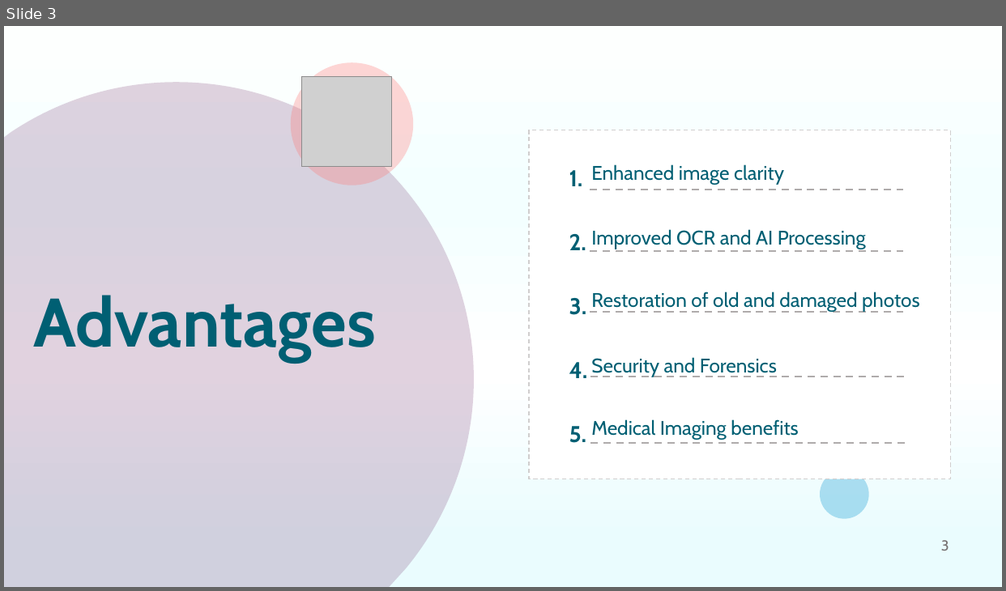
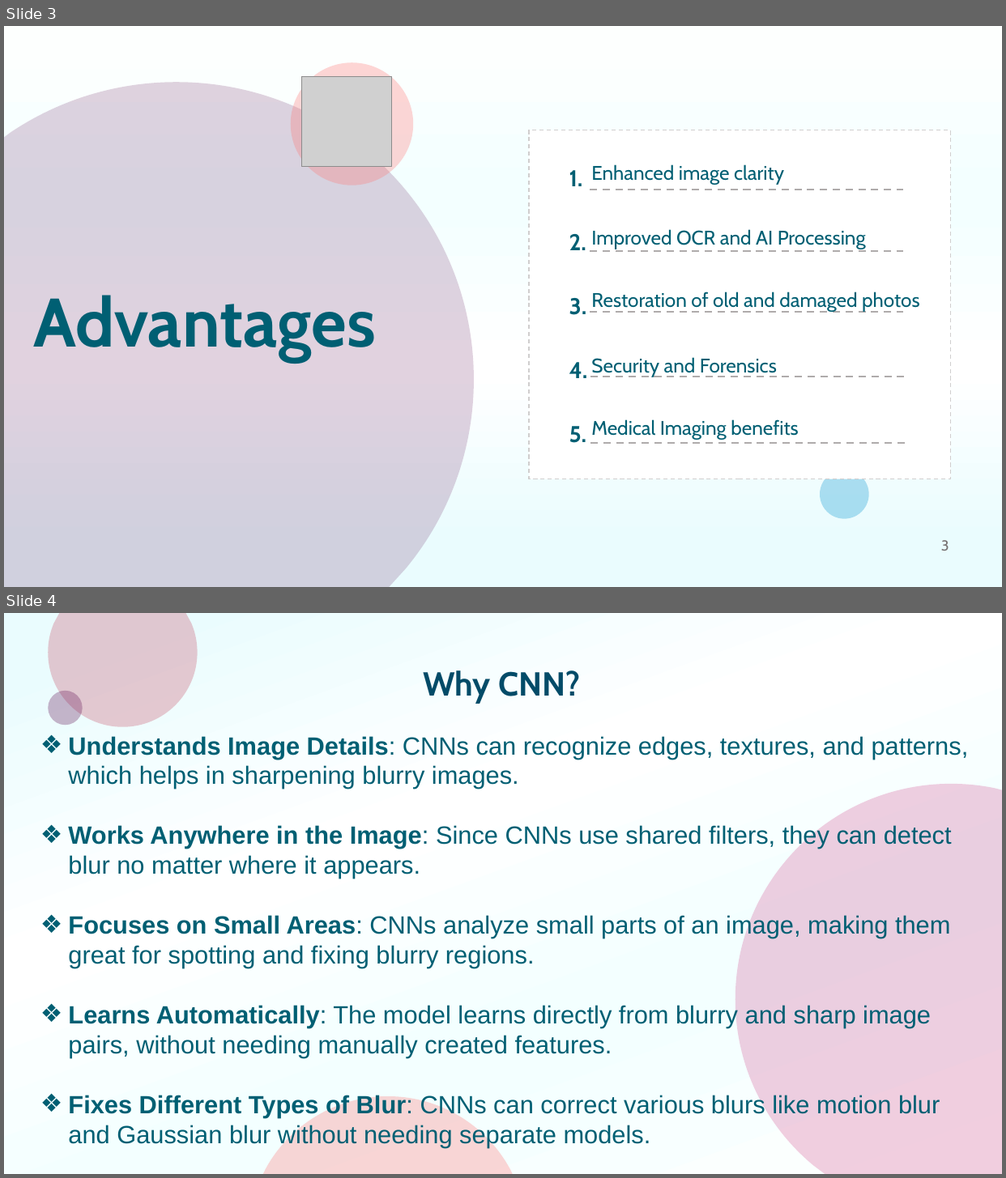
Before and after one commit to Harsh-Prasad09/Image-Deblurring, a slide deck: Sharpify.pptx. Shown one above the other, each under a label of ours: slide 3 before the commit, slides 3 and 4 after it. The pictures are 1006x591 and 1006x1178 pixels, drawn with LibreOffice and Linux fonts; fonts in the diff are those of the drawing; grey boxes stand for pictures; background and template pictures are left out. Boxes give left, top, right and bottom in pixels: in the first picture for what was removed or moved away, otherwise in the second. Text is boxed around its words. In the diff, an @@ line names an element or a change of style, - is before the commit and + after.

```diff
--- a/Sharpify.pptx
+++ b/Sharpify.pptx
@@ slide 4 added at (4,613,1002,1174), background gradient #EAFCFE to #FFFFFF to #F3FFFF to #FDFFFE @@
@@ freeform shape added at (49,613,198,726), fill #C74F66 at 30% opacity @@
@@ title added at (423,671,580,704), 32 pt, text #034B68, bold @@
+Why CNN?
@@ ellipse added at (49,691,83,726), fill #6A205F at 33% opacity @@
@@ text added at (68,736,969,1148), 24 pt, text #005F73 @@
+❖ Understands Image Details: CNNs can recognize edges, textures, and patterns, which helps in sharpening blurry images.
+❖ Works Anywhere in the Image: Since CNNs use shared filters, they can detect blur no matter where it appears.
+❖ Focuses on Small Areas: CNNs analyze small parts of an image, making them great for spotting and fixing blurry regions.
+❖ Learns Automatically: The model learns directly from blurry and sharp image pairs, without needing manually created features.
+❖ Fixes Different Types of Blur: CNNs can correct various blurs like motion blur and Gaussian blur without needing separate models.
@@ freeform shape added at (735,784,1002,1174), fill #C40C67 at 20% opacity @@
@@ freeform shape added at (263,1097,513,1174), fill #FF7675 at 30% opacity @@
```
Also in this commit, not shown: 3 slides changed, 1 other slide added.
